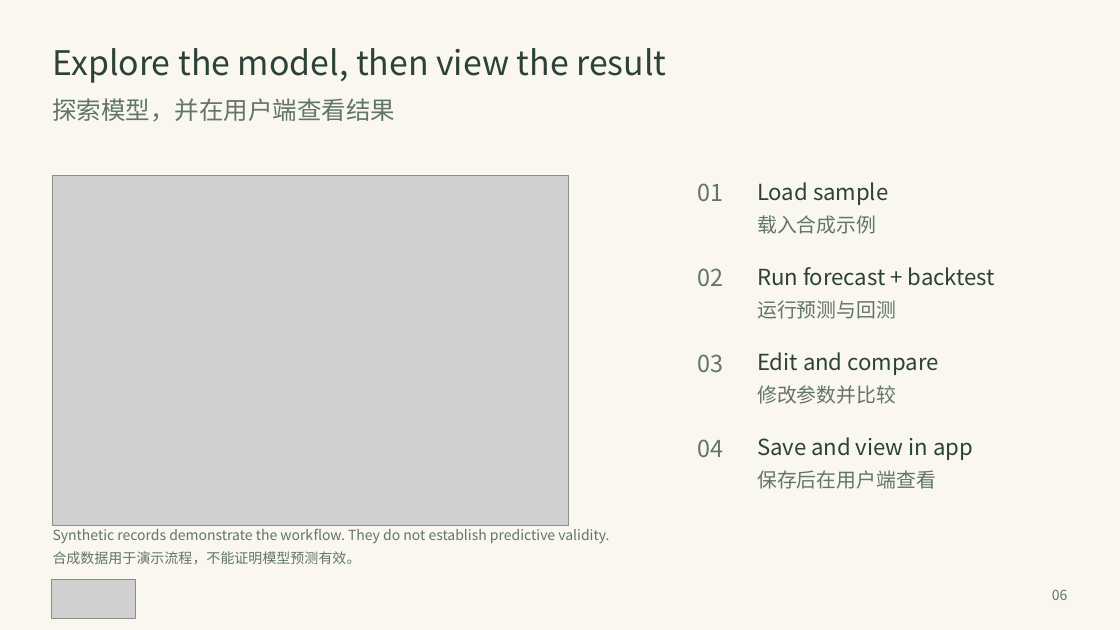
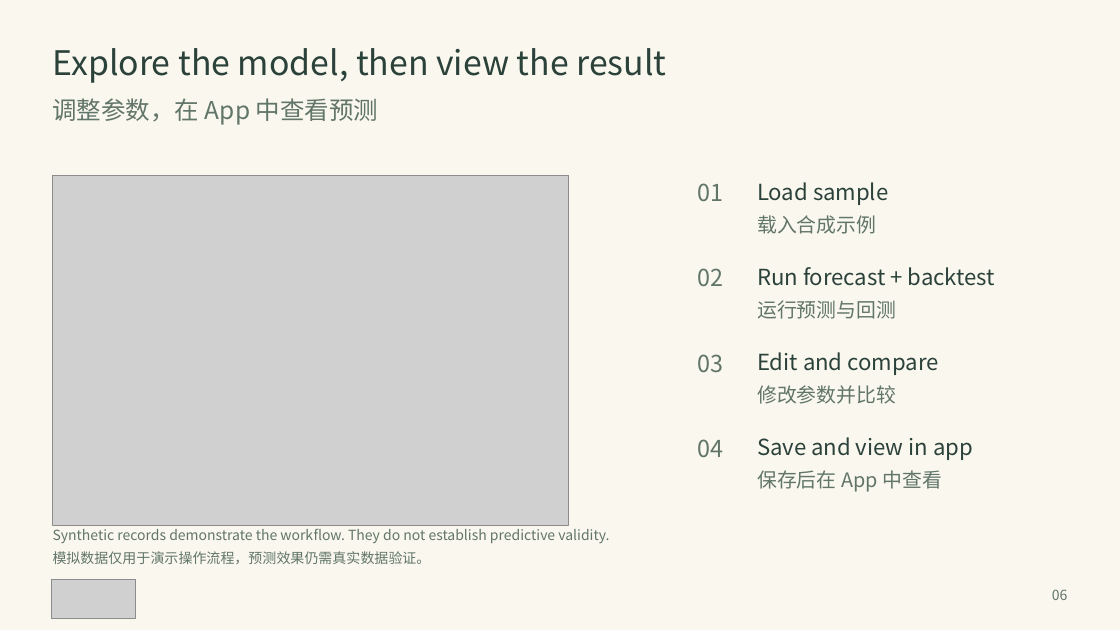
Before and after one commit to DiamondCao1996/mond-phone-preview, a slide deck: slide 6 of docs/demo/MOND_Adaptive_System_EN_ZH.pptx. Drawn at 1120x630 pixels with LibreOffice and Linux fonts; fonts in the diff are those of the drawing; grey boxes stand for pictures. Boxes give left, top, right and bottom in pixels: in the first picture for what was removed or moved away, otherwise in the second. Text is boxed around its words. In the diff, an @@ line names an element or a change of style, - is before the commit and + after.

Commit message:
Polish Chinese presentation wording and clarify menstrual-cycle terminology

```diff
--- a/docs/demo/MOND_Adaptive_System_EN_ZH.pptx
+++ b/docs/demo/MOND_Adaptive_System_EN_ZH.pptx
@@ text at (x1=52, y1=98, x2=379, y2=125): text changed @@
-探索模型，并在用户端查看结果
+调整参数，在 App 中查看预测
@@ text at (x1=757, y1=470, x2=942, y2=492): text changed @@
-保存后在用户端查看
+保存后在 App 中查看
@@ text at (x1=53, y1=551, x2=431, y2=564): text changed @@
-合成数据用于演示流程，不能证明模型预测有效。
+模拟数据仅用于演示操作流程，预测效果仍需真实数据验证。
```
Also in this commit, not shown: 6 other slides changed, 3 other files.
